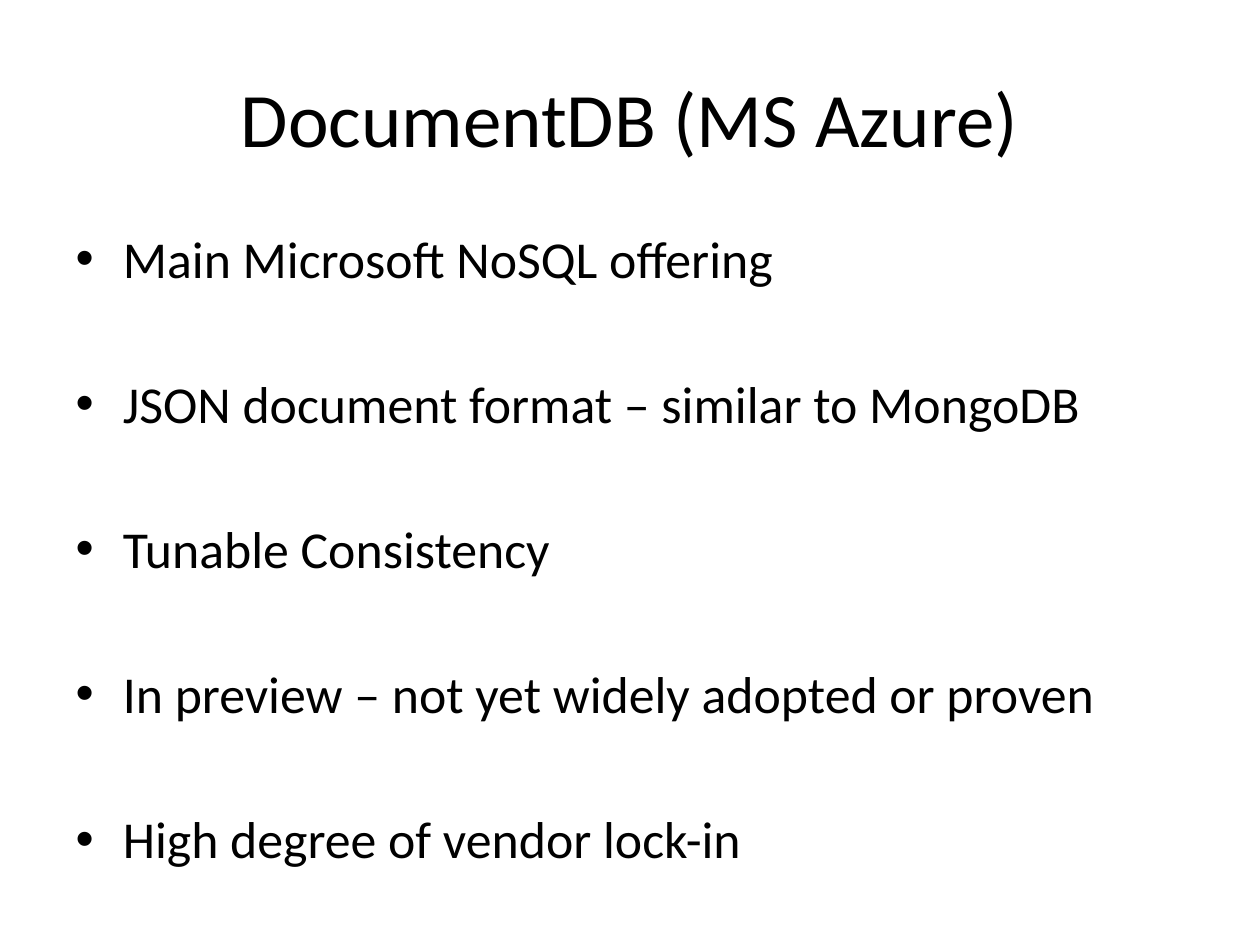
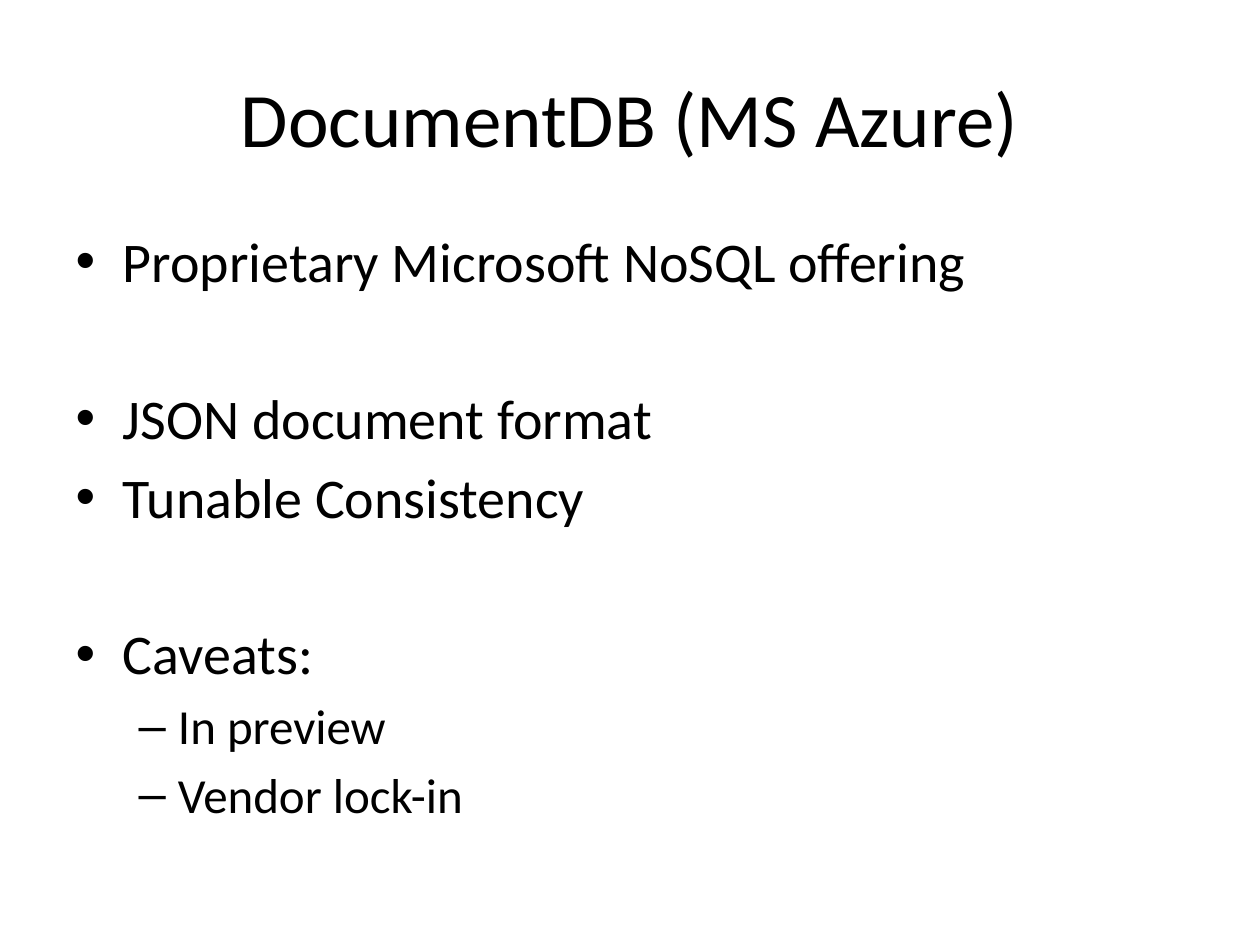
Before and after one commit to alexdgarland/database-demos, a slide deck: slide 46 of Slides/Not Only SQL - Picking A Database for DotNET.pptx (slide 41 before the commit). Drawn at 1260x945 pixels with LibreOffice and Linux fonts; fonts in the diff are those of the drawing. Boxes give left, top, right and bottom in pixels: in the first picture for what was removed or moved away, otherwise in the second. Text is boxed around its words. In the diff, an @@ line names an element or a change of style, - is before the commit and + after.

Commit message:
Update slides

```diff
--- a/Slides/Not Only SQL - Picking A Database for DotNET.pptx
+++ b/Slides/Not Only SQL - Picking A Database for DotNET.pptx
@@ text at [123, 243, 965, 440]: text changed; size 29.6 to 32 pt @@
-• Main Microsoft NoSQL offering
-• JSON document format – similar to MongoDB
+• Proprietary Microsoft NoSQL offering
+• JSON document format
@@ text at [123, 479, 584, 527]: size 29.6 to 32 pt in "Tunable Consistency" @@
@@ text at [123, 637, 463, 814]: text changed; size 29.6 to 28 pt @@
-• In preview – not yet widely adopted or proven
-• High degree of vendor lock-in
+• Caveats:
+  – In preview
+  – Vendor lock-in
```
Also in this commit, not shown: 7 other slides changed, 6 slides added, 1 slide removed.
